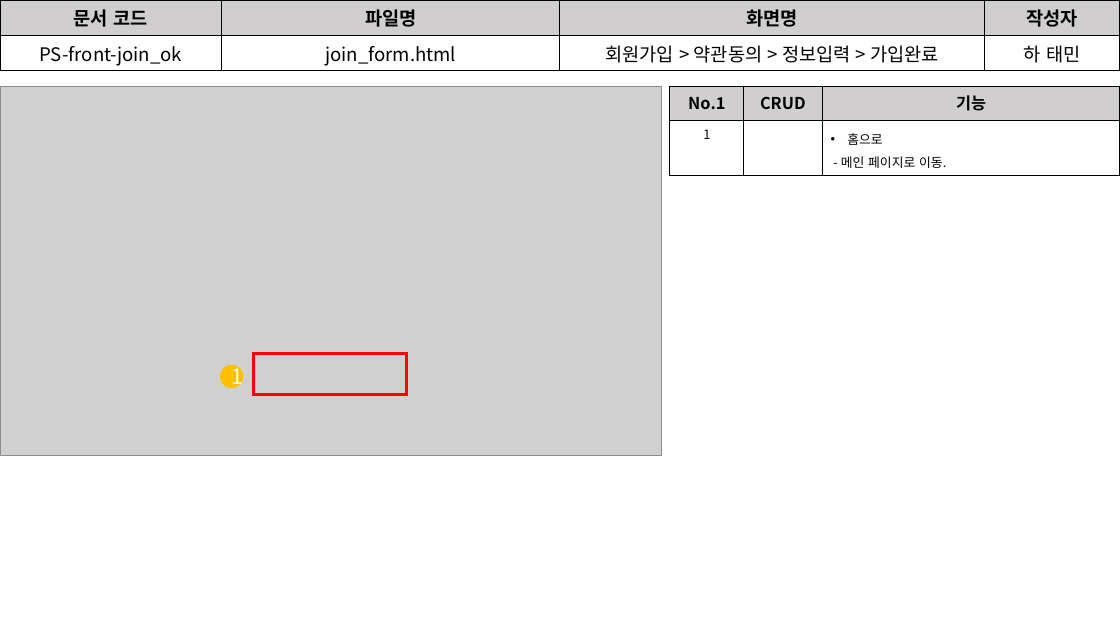
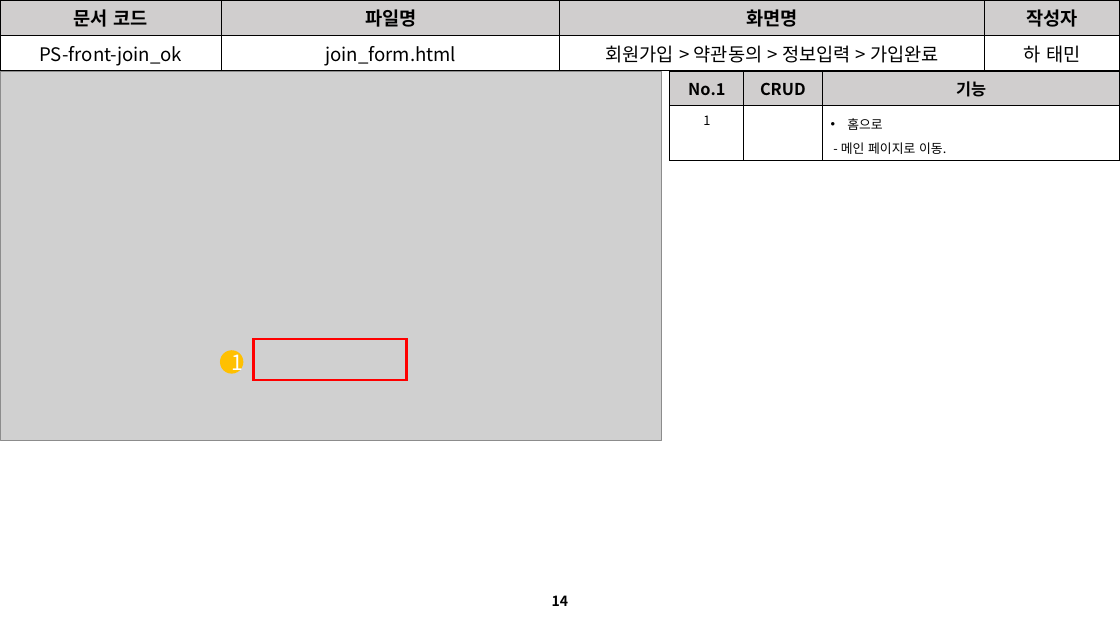
Before and after one commit to David-Ha-1217/Publisher_Portfolio, a slide deck: slide 14 of Documents/화면설계서.pptx (slide 13 before the commit). Drawn at 1120x630 pixels with LibreOffice and Linux fonts; fonts in the diff are those of the drawing; grey boxes stand for pictures. Boxes give left, top, right and bottom in pixels: in the first picture for what was removed or moved away, otherwise in the second. Text is boxed around its words. In the diff, an @@ line names an element or a change of style, - is before the commit and + after.

```diff
--- a/Documents/화면설계서.pptx
+++ b/Documents/화면설계서.pptx
@@ 1 picture, 1 table, 1 ellipse, 1 rectangle: place and size @@
-1 picture, 1 table, 1 ellipse, 1 rectangle at bbox=[0, 87, 1120, 455]
+1 picture, 1 table, 1 ellipse, 1 rectangle at bbox=[0, 72, 1120, 441]
@@ page number added at bbox=[552, 595, 568, 606], 12 pt, text #000000, bold @@
+14
```
Also in this commit, not shown: 24 other slides changed, 3 slides added, 2 slides removed, 1 other file.
